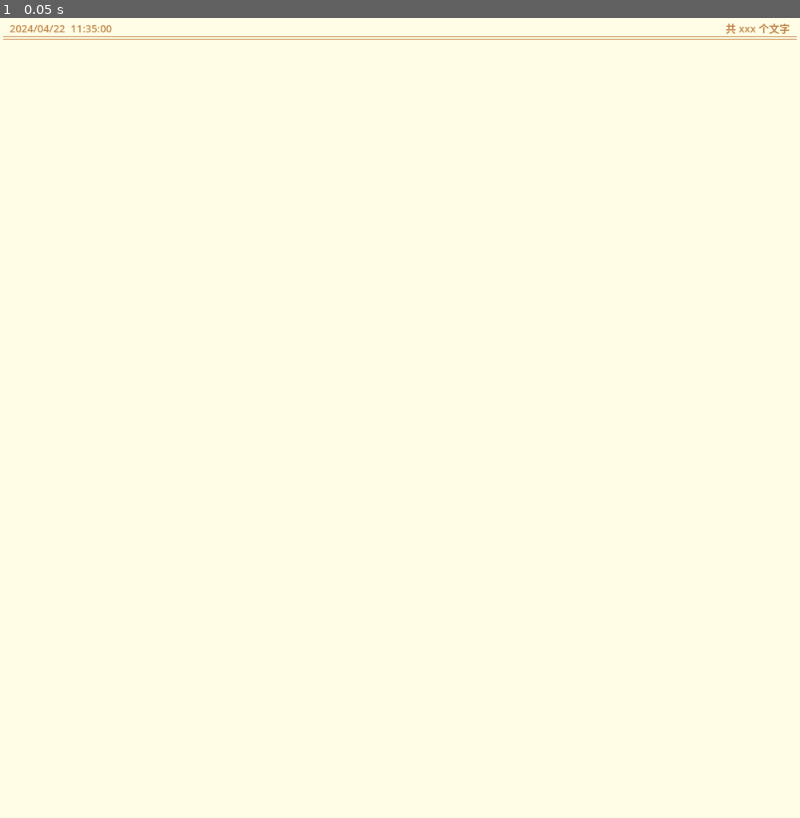
Above: before the commit, frame 1.
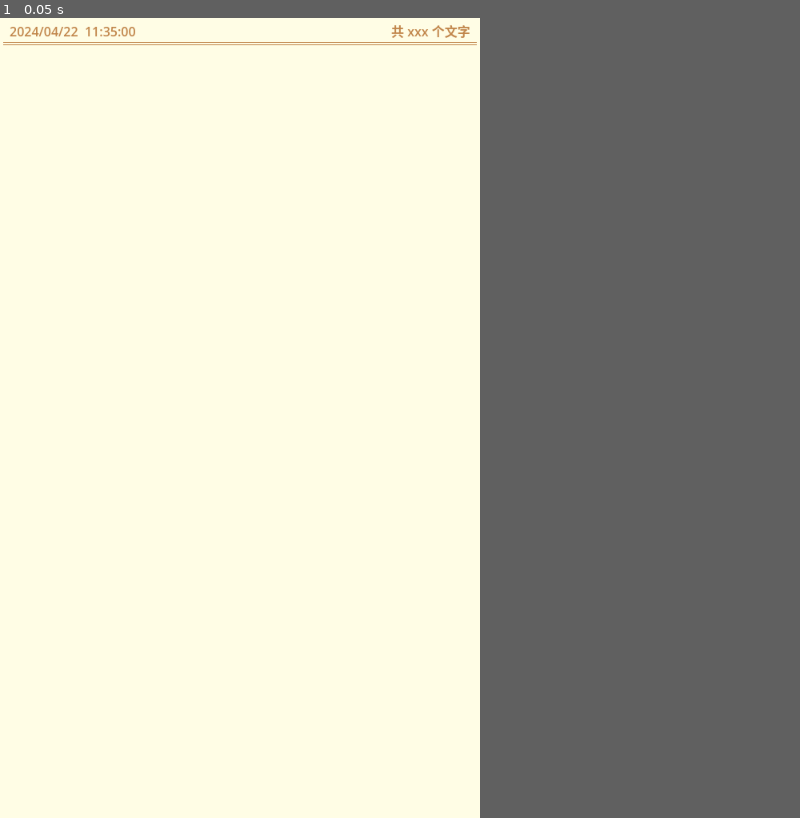
Above: after the commit, the same moment.

Repository: LaoDie1/godot-markdown-editor
Game: Godot game, scene res://src/scene/main.tscn
Same seed, same stepped clock (60 frames per second), same inputs: the game is played once before the commit and once after it.
Inputs:
- Up to frame 1 (0.05 s): no input
In our replay, the window is 800x800 before the commit and 480x800 after it. These sizes can differ from the game's own. Grey fills any space a smaller window leaves; there, only what the larger window draws over its background counts as a difference.

The runs differ from the first frame. In frame 1, 0.6% of the frame differs, in the area x 0-100%, y 0-4%.

Commit message:
更新 Cursor 编辑定位

Diff:
--- a/project.godot
+++ b/project.godot
@@ -10,7 +10,7 @@
 
 [application]
 
-config/name="simple-note"
+config/name="Markdown Editor"
 run/main_scene="res://src/scene/main.tscn"
 config/features=PackedStringArray("4.3", "Forward Plus")
 run/low_processor_mode=true
@@ -24,7 +24,7 @@
 
 [display]
 
-window/size/viewport_width=1000
+window/size/viewport_width=600
 window/size/viewport_height=1000
 
 [editor_plugins]
--- a/src/scene/document_canvas/document_canvas.gd
+++ b/src/scene/document_canvas/document_canvas.gd
@@ -32,17 +32,17 @@
 	# 顶部文字
 	var top_item_left = LineItem.new("2024/04/22  11:35:00", {
 		font_color = Config.accent_color,
-		font_size = 13,
+		font_size = Config.top_font_size,
 		alignment = HORIZONTAL_ALIGNMENT_LEFT,
 	})
 	_draw_line_item(top_item_left, false)
 	var top_item_right = LineItem.new("共 xxx 个文字", {
 		font_color = Config.accent_color,
-		font_size = 13,
+		font_size = Config.top_font_size,
 		alignment = HORIZONTAL_ALIGNMENT_RIGHT,
 	})
 	_draw_line_item(top_item_right, false)
-	line_offset_point += top_item_left.get_total_height()
+	line_offset_point += top_item_left.get_total_height() + 2
 
 	# 顶部分割线
 	draw_line(Vector2(0, line_offset_point), Vector2(size.x, line_offset_point), Config.accent_color, 1)
@@ -56,8 +56,10 @@
 func _gui_input(event):
 	if InputUtil.is_click_left(event, false):
 		text_edit.visible = false
-		# 获取这个位置上的 item
+
+		# 查找并处理这个位置上的 item
 		_selected_pos = get_local_mouse_position()
+		await Engine.get_main_loop().process_frame
 		for idx in line_items.size() - 1:
 			var item : LineItem = line_items[idx]
 			var next_item : LineItem = line_items[idx + 1]
@@ -110,18 +112,6 @@
 	# 配置数据
 	item.font = Config.font
 	item.font_color = Config.text_color
-	match item.type:
-		PName.LineType.Normal:
-			item.font_size = Config.font_size
-		PName.LineType.Tile_Larger:
-			item.font_size = 32
-		PName.LineType.Tile_Medium:
-			item.font_size = 28
-		PName.LineType.Tile_Small:
-			item.font_size = 24
-		_:
-			push_error("其他类型")
-
 	item.line_y_point = line_offset_point
 	p_to_item[item.line_y_point] = item
 
@@ -170,8 +160,8 @@
 	await Engine.get_main_loop().process_frame
 
 	var v = text_edit.get_line_column_at_pos( text_edit.get_local_mouse_pos() , false)
-	text_edit.set_caret_column(v.x, false)
-	text_edit.set_caret_line(v.y + 1)
+	text_edit.set_caret_column(v.x)
+	print(v.x)
 
 
 #============================================================
--- a/src/script/config.gd
+++ b/src/script/config.gd
@@ -11,6 +11,7 @@
 @onready var font : Font = Engine.get_main_loop().current_scene.get_theme_default_font()
 
 
+var top_font_size : int = 16
 var font_size : int = 18
 var accent_color : Color = Color(0.7578, 0.5261, 0.2944, 1)
 var text_color : Color = Color(0,0,0,0.8)
Not shown, changed: addons/git_plugin/src/icon.tres
